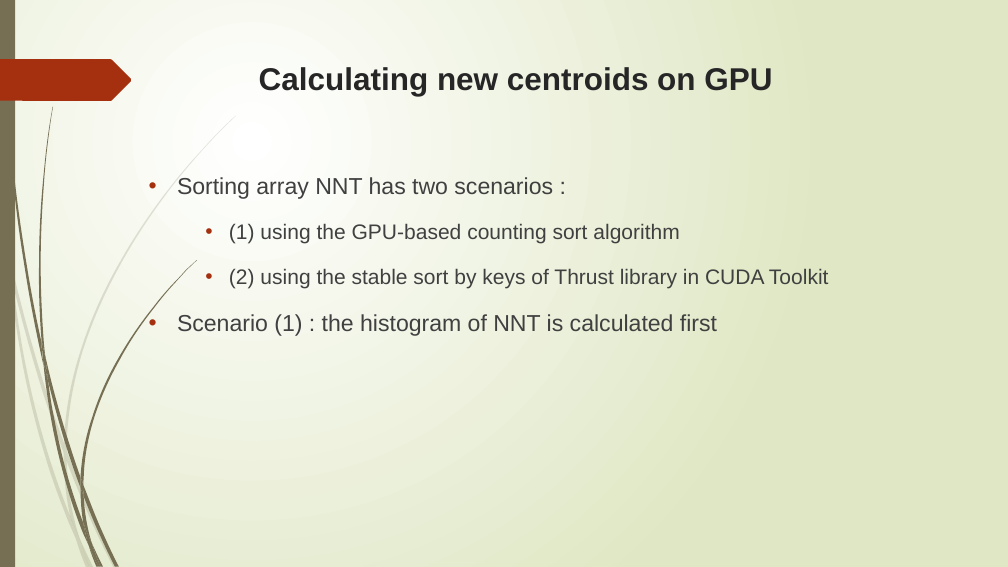
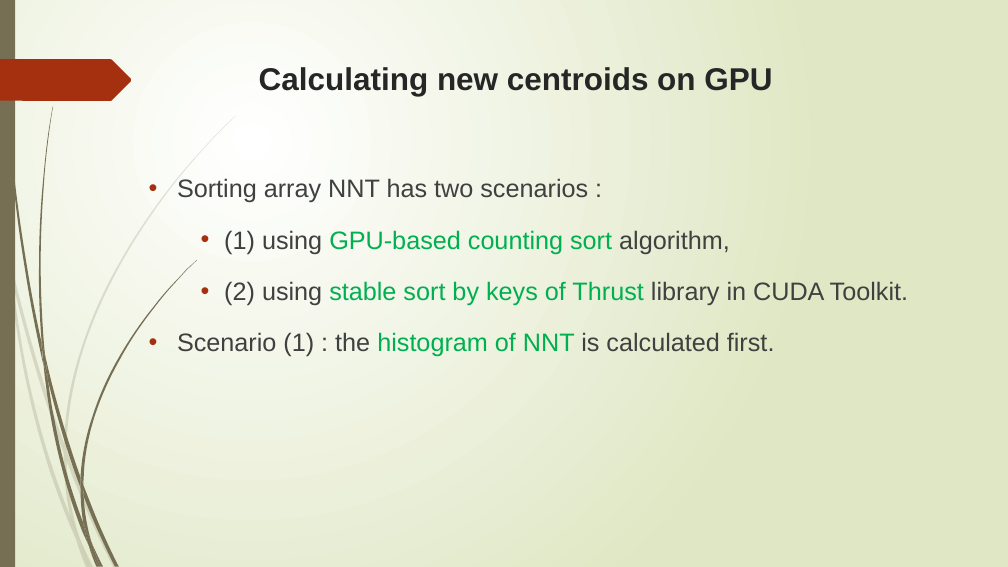
Before and after one commit to trungvdhp/master-ntou, a slide deck: slide 20 of ImageProcessing/Speeding up GFKM.pptx (slide 18 before the commit). Drawn at 1008x567 pixels with LibreOffice and Linux fonts; fonts in the diff are those of the drawing. Boxes give left, top, right and bottom in pixels: in the first picture for what was removed or moved away, otherwise in the second. Text is boxed around its words. In the diff, an @@ line names an element or a change of style, - is before the commit and + after.

```diff
--- a/ImageProcessing/Speeding up GFKM.pptx
+++ b/ImageProcessing/Speeding up GFKM.pptx
@@ text at [177,178,588,203]: size 22 to 24 pt in "Sorting array NNT has two scenarios :" @@
@@ text at [177,230,908,357]: text changed; size 20 to 24 pt @@
-  • (1) using the GPU-based counting sort algorithm
-  • (2) using the stable sort by keys of Thrust library in CUDA Toolkit
-• Scenario (1) : the histogram of NNT is calculated first
+  • (1) using GPU-based counting sort algorithm,
+  • (2) using stable sort by keys of Thrust library in CUDA Toolkit.
+• Scenario (1) : the histogram of NNT is calculated first.
```
Also in this commit, not shown: 19 other slides changed, 5 slides added, 1 slide removed.
